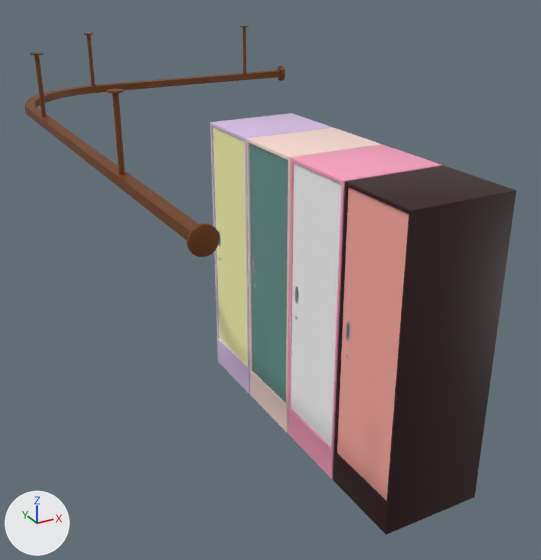
The FBX model Assets/_Model/teahouse/staffroom/inside/locker.fbx as it was, and as the next commit left it.
The view is the same before and after, from a camera (50 mm lens) standing at (-3.84, -7.84, 2.86) and looking at (-1.76, -4.07, 0.98). Arrows for +X, +Y and +Z are at lower left; the lights stay in place. Where no turn or scale is listed for an object, it has been applied to the vertices.
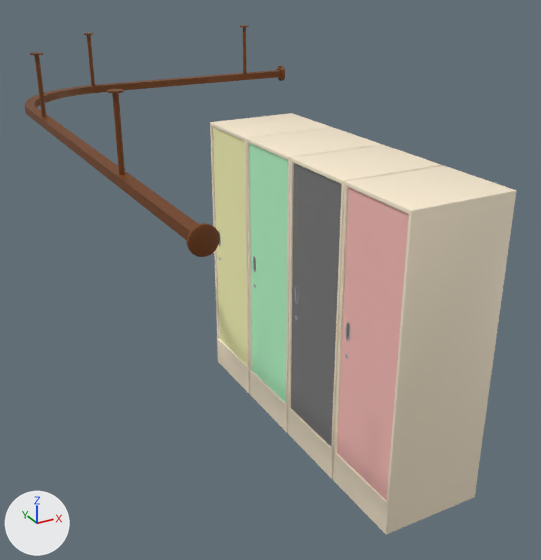
Diff of the bpy script that builds the scene:
```diff
--- a/Assets/_Model/teahouse/staffroom/inside/locker.fbx.py
+++ b/Assets/_Model/teahouse/staffroom/inside/locker.fbx.py
@@ mat_locker_container_rumii @@
 mat_locker_container_rumii = principled_material('Locker_container_Rumii')
-mat_locker_container_rumii.base_color = (1.0, 0.369, 0.54)  # pink #ffa4c2
+mat_locker_container_rumii.base_color = (1.0, 0.871, 0.665)  # beige #fff0d5
@@ mat_locker_door_rumii @@
 mat_locker_door_rumii = principled_material('Locker_door_Rumii')
-mat_locker_door_rumii.base_color = (1.0, 1.0, 1.0)  # white #ffffff
+mat_locker_door_rumii.base_color = (0.2, 0.2, 0.2)  # grey #7c7c7c
@@ mat_locker_container_rabbi @@
 mat_locker_container_rabbi = principled_material('Locker_container_Rabbi')
-mat_locker_container_rabbi.base_color = (1.0, 0.742, 0.675)  # beige #ffe0d6
+mat_locker_container_rabbi.base_color = (1.0, 0.871, 0.665)  # beige #fff0d5
@@ mat_locker_door_rabbi @@
 mat_locker_door_rabbi = principled_material('Locker_door_Rabbi')
-mat_locker_door_rabbi.base_color = (0.131, 0.299, 0.27)  # cyan #65958e
+mat_locker_door_rabbi.base_color = (0.5, 1.0, 0.614)  # green #bcffce
@@ mat_locker_container_mya @@
 mat_locker_container_mya = principled_material('Locker_container_Mya')
-mat_locker_container_mya.base_color = (0.0277, 0.00299, 0.0035)  # dark red #2e0a0b
+mat_locker_container_mya.base_color = (1.0, 0.871, 0.665)  # beige #fff0d5
@@ mat_locker_container_luna @@
 mat_locker_container_luna = principled_material('Locker_container_Luna')
-mat_locker_container_luna.base_color = (0.732, 0.554, 0.838)  # purple #dec4ec
+mat_locker_container_luna.base_color = (1.0, 0.871, 0.665)  # beige #fff0d5
@@ mat_locker_door_mya @@
+mat_locker_door_mya = principled_material('Locker_door_Mya')
+mat_locker_door_mya.base_color = (1.0, 0.537, 0.5)  # pink #ffc2bc
@@ me_plane_006 @@
 me_plane_006.from_pydata(...)  # 763 vertices, 733 faces; spans x -0.1..0.61, y -0.45..0.14, z -1.18..0.87
 # used by ob_plane_005; location = (-1.431, -4.635, 0.821)
+# me_plane_006 part 1: all 22 faces that had it switch from mat_locker_door_mya_001 (pink #ffaca3) to mat_locker_door_mya (pink #ffc2bc)
 me_plane_006.materials.append(mat_locker_container_mya)
```

Location of each change, [x1, y1, x2, y2] in pixels of the pictures (541 x 560 px):
'Plane.005', recoloured: [333, 165, 516, 535] in both
'Plane.012', recoloured: [288, 145, 442, 479] in both
'Plane.015', recoloured (cyan to green): [247, 128, 382, 432] in both
'Plane.016', recoloured: [210, 113, 333, 394] in both
part 1 of me_plane_006, recoloured: [337, 188, 409, 501] in both
